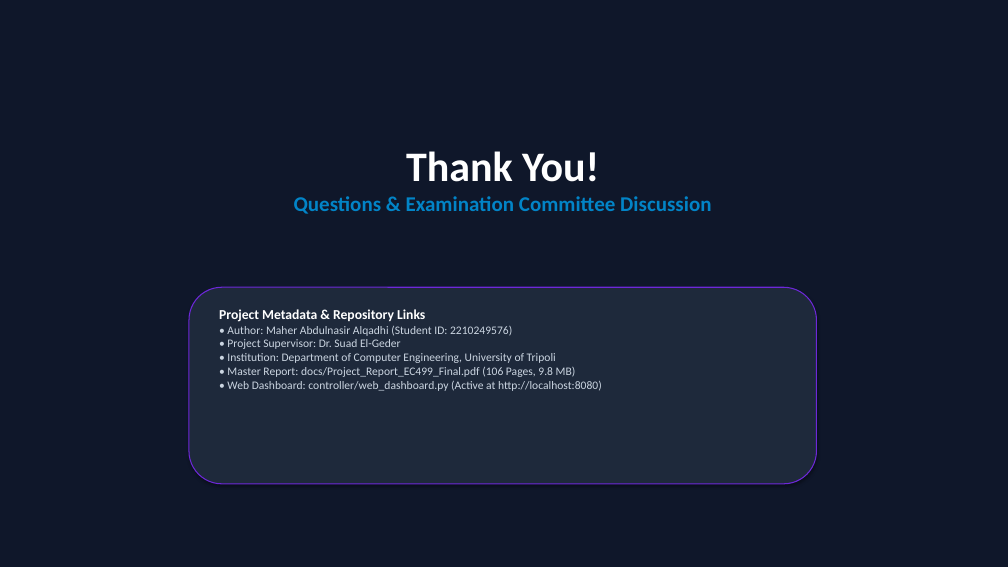
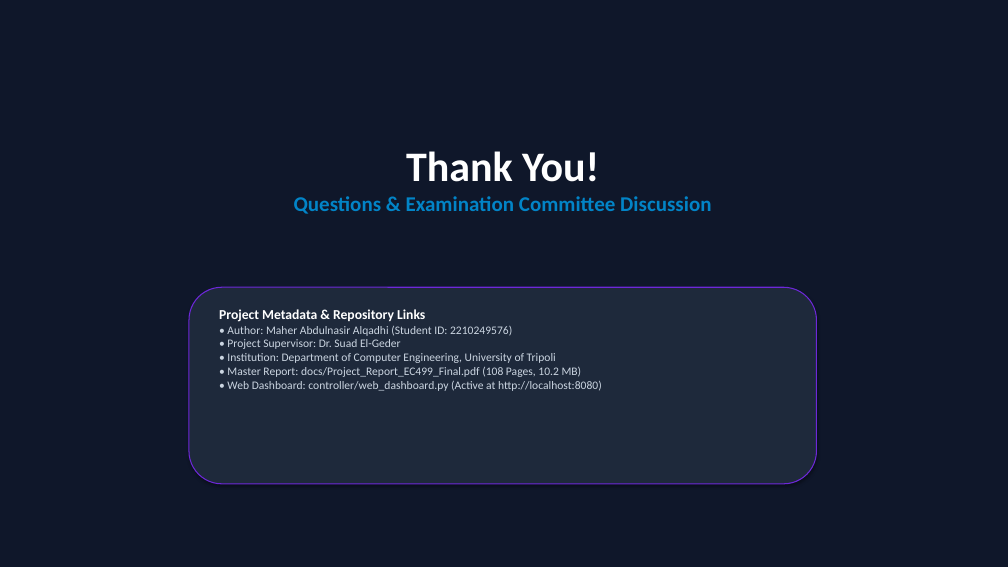
Before and after one commit to mahermqr/rl-traffic-engineering-sdn, a slide deck: slide 30 of docs/EC499_Graduation_Defense_Presentation.pptx. Drawn at 1008x567 pixels with LibreOffice and Linux fonts; fonts in the diff are those of the drawing. Boxes give left, top, right and bottom in pixels: in the first picture for what was removed or moved away, otherwise in the second. Text is boxed around its words. In the diff, an @@ line names an element or a change of style, - is before the commit and + after.

Commit message:
docs(appendices): add barrier divergence proof to App A, ablation guide to App E, and update presentation metadata

```diff
--- a/docs/EC499_Graduation_Defense_Presentation.pptx
+++ b/docs/EC499_Graduation_Defense_Presentation.pptx
@@ text at (x1=227, y1=326, x2=602, y2=391): text changed @@
-• Author: Maher Abdulnasir Alqadhi (Student ID: 2210249576)
-• Project Supervisor: Dr. Suad El-Geder
-• Institution: Department of Computer Engineering, University of Tripoli
-• Master Report: docs/Project_Report_EC499_Final.pdf (106 Pages, 9.8 MB)
-• Web Dashboard: controller/web_dashboard.py (Active at http://localhost:8080)
+• Author: Maher Abdulnasir Alqadhi (Student ID: 2210249576)
+• Project Supervisor: Dr. Suad El-Geder
+• Institution: Department of Computer Engineering, University of Tripoli
+• Master Report: docs/Project_Report_EC499_Final.pdf (108 Pages, 10.2 MB)
+• Web Dashboard: controller/web_dashboard.py (Active at http://localhost:8080)
```
Also in this commit, not shown: 7 other files.
